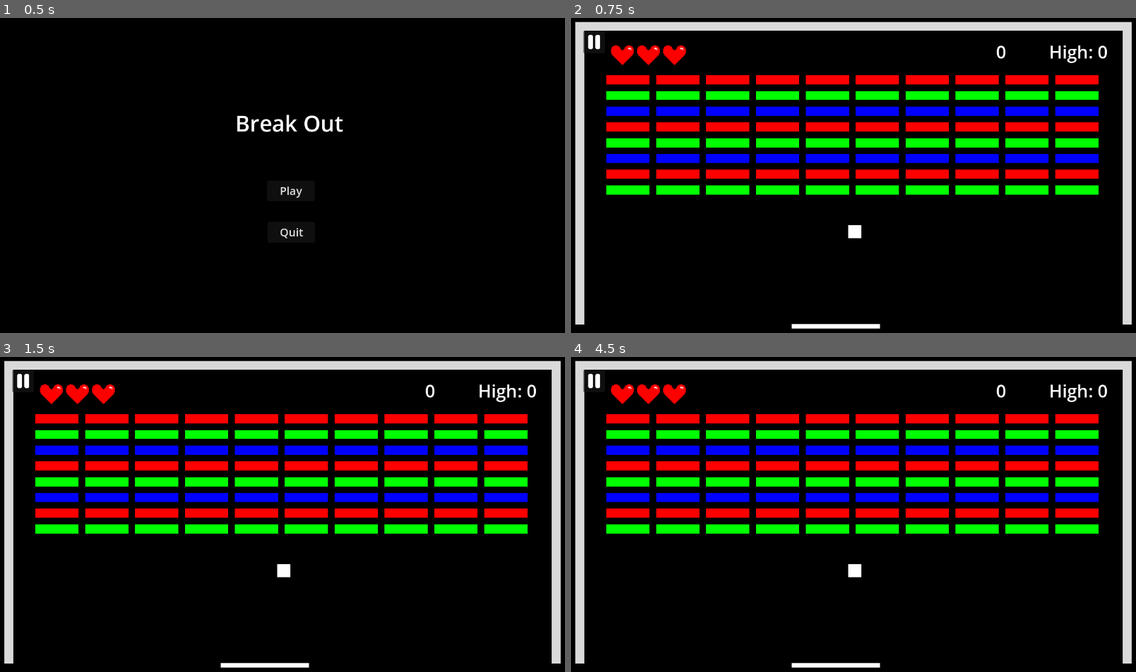
Above: before the commit, frames 1-4 (two rows, left to right).
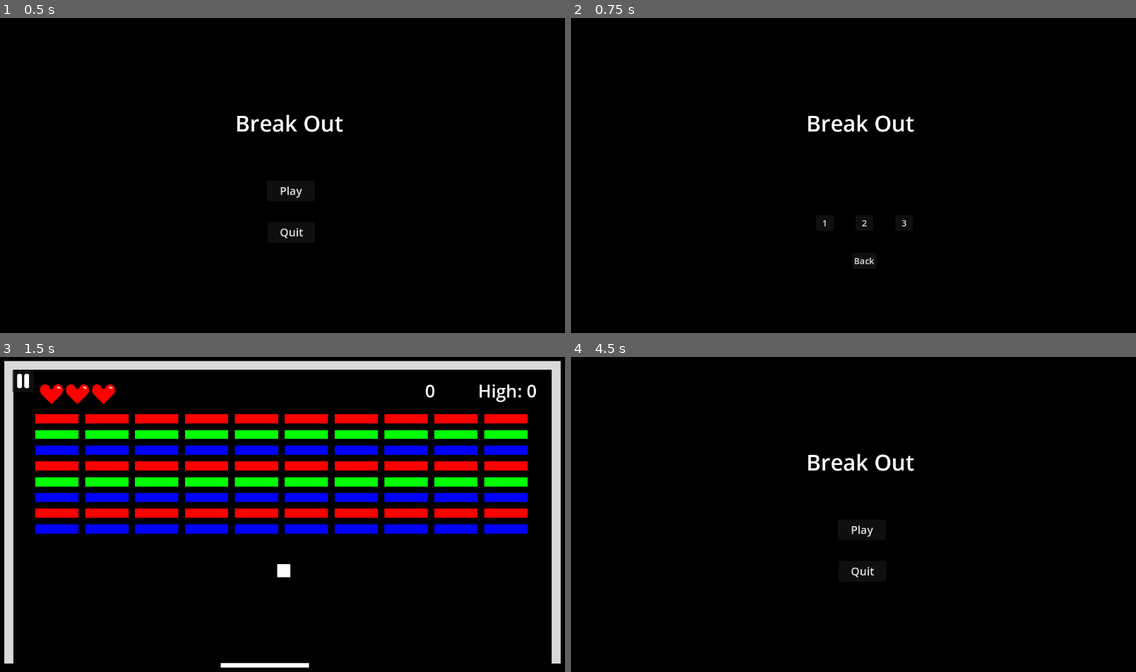
Above: after the commit, the same moments.

Repository: aaronchn99/Breakout
Game: Godot game, scene res://Main.tscn
Same seed, same stepped clock (60 frames per second), same inputs: the game is played once before the commit and once after it.
Inputs (mouse positions are in pixels of both pictures, inside the frame that each line leads up to):
- Up to frame 1 (0.5 s): no input
- Up to frame 2 (0.75 s): click "Play" at 0.5 s
- Up to frame 3 (1.5 s): click (254, 561) at 1.25 s, where only the run after the commit has a clickable "1"
- Up to frame 4 (4.5 s): click (593, 382) at 2 s; click "Back to Menu" at 2.75 s; click "Play" at 3.5 s; click (864, 599) at 4.25 s, where only the run after the commit has a clickable "Back"

Frame 1 is identical in both runs. In frame 2, 26% of the frame differs, in the area x 0-100%, y 1-99%; in frame 3, 2.4%; in frame 4, 26%.

Commit message:
Feat: Multiple levels - Load levels from json file

Diff:
--- /dev/null
+++ b/Assets/UI/level_button.tscn
@@ -0,0 +1,5 @@
+[gd_scene format=3 uid="uid://ea0ml48s27d"]
+
+[node name="LevelButton" type="Button"]
+custom_minimum_size = Vector2(40, 0)
+text = "1"
--- a/Main.tscn
+++ b/Main.tscn
@@ -25,6 +25,7 @@
 offset_bottom = 723.0
 theme = SubResource("Theme_v7ltp")
 script = ExtResource("1_jwnvp")
+LEVEL_FILE = "res://lvls.json"
 
 [node name="Title" type="Label" parent="MainMenu"]
 layout_mode = 0
@@ -65,5 +66,32 @@
 theme = SubResource("Theme_7heun")
 text = "Quit"
 
-[connection signal="button_down" from="MainMenu/PlayButton" to="MainMenu" method="_play"]
+[node name="LevelMenu" type="VFlowContainer" parent="MainMenu"]
+visible = false
+layout_mode = 1
+anchors_preset = 15
+anchor_right = 1.0
+anchor_bottom = 1.0
+offset_left = 637.0
+offset_top = 297.0
+offset_right = -591.0
+offset_bottom = -4.0
+grow_horizontal = 2
+grow_vertical = 2
+theme_override_constants/v_separation = 50
+alignment = 1
+
+[node name="Levels" type="HFlowContainer" parent="MainMenu/LevelMenu"]
+custom_minimum_size = Vector2(1000, 0)
+layout_mode = 2
+theme_override_constants/h_separation = 50
+alignment = 1
+
+[node name="BackButton" type="Button" parent="MainMenu/LevelMenu"]
+layout_mode = 2
+size_flags_horizontal = 4
+text = "Back"
+
+[connection signal="button_down" from="MainMenu/PlayButton" to="MainMenu" method="_level_menu"]
 [connection signal="button_down" from="MainMenu/QuitButton" to="MainMenu" method="_quit"]
+[connection signal="button_down" from="MainMenu/LevelMenu/BackButton" to="MainMenu" method="_main_menu"]
--- a/Scripts/Game.gd
+++ b/Scripts/Game.gd
@@ -7,26 +7,7 @@
 
 var brick_p = preload("res://Assets/brick.tscn")
 
-var brick_map = {
-	'rows': 8,
-	'columns': 10,
-	'gap': 15,
-	'colors': {
-		'r': '#f00',
-		'g': '#0f0',
-		'b': '#00f',
-	},
-	'bricks': [
-		[0,0,'r',10],
-		[0,1,'g',10],
-		[0,2,'b',10],
-		[0,3,'r',10],
-		[0,4,'g',10],
-		[0,5,'b',10],
-		[0,6,'r',10],
-		[0,7,'g',10],
-	],
-}
+var brick_map : Dictionary
 
 func generate_map(brick_map):
 	for b in get_tree().get_nodes_in_group('brick'):
--- a/Scripts/Main Menu.gd
+++ b/Scripts/Main Menu.gd
@@ -1,21 +1,47 @@
 extends Control
 
 var game_scene = preload("res://Game.tscn")
+var level_button = preload("res://Assets/UI/level_button.tscn")
+var level_list : Array
+@export var LEVEL_FILE : String
 
 # Called when the node enters the scene tree for the first time.
 func _ready():
+	# Load levels
+	var f = FileAccess.open(LEVEL_FILE, FileAccess.READ)
+	var json = JSON.new()
+	assert(not json.parse(f.get_as_text()), 'Error parsing json')
+	assert(typeof(json.data) == TYPE_ARRAY, 'Parse data expected Array ('+str(TYPE_ARRAY)+') got '+str(typeof(json.data)))
+	level_list = json.data
+	f.close()
+	for i in range(len(level_list)):
+		var btn = level_button.instantiate()
+		btn.text = str(i + 1)
+		btn.button_down.connect(func(): _play(i))
+		$LevelMenu/Levels.add_child(btn)
 	if OS.get_name() == "Web":
-		$QuitButton.visible = false
+		$QuitButton.queue_free()
 
 
 # Called every frame. 'delta' is the elapsed time since the previous frame.
 func _process(delta):
 	pass
 
+func _level_menu():
+	$LevelMenu.visible = true
+	$PlayButton.visible = false
+	if $QuitButton: $QuitButton.visible = false
 
-func _play():
+func _main_menu():
+	$LevelMenu.visible = false
+	$PlayButton.visible = true
+	if $QuitButton: $QuitButton.visible = true
+
+func _play(level : int):
 	visible = false
-	$/root.add_child(game_scene.instantiate())
+	var GameNode = game_scene.instantiate()
+	GameNode.brick_map = level_list[level]
+	$/root.add_child(GameNode)
 
 
 func _quit():
--- /dev/null
+++ b/lvls.json
@@ -0,0 +1,62 @@
+[
+    {
+        "rows": 8,
+        "columns": 10,
+        "gap": 15,
+        "colors": {
+            "r": "#f00",
+            "g": "#0f0",
+            "b": "#00f"
+        },
+        "bricks": [
+            [0,0,"r",10],
+            [0,1,"g",10],
+            [0,2,"b",10],
+            [0,3,"r",10],
+            [0,4,"g",10],
+            [0,5,"b",10],
+            [0,6,"r",10],
+            [0,7,"b",10]
+        ]
+    },
+    {
+        "rows": 8,
+        "columns": 10,
+        "gap": 15,
+        "colors": {
+            "r": "#f00",
+            "g": "#0f0",
+            "b": "#00f"
+        },
+        "bricks": [
+            [0,0,"r",10],
+            [0,1,"g",10],
+            [0,2,"b",10],
+            [0,3,"r",10],
+            [0,4,"g",10],
+            [0,5,"b",10],
+            [0,6,"r",10],
+            [0,7,"g",10]
+        ]
+    },
+    {
+        "rows": 8,
+        "columns": 10,
+        "gap": 15,
+        "colors": {
+            "r": "#f00",
+            "g": "#0f0",
+            "b": "#00f"
+        },
+        "bricks": [
+            [0,0,"r",10],
+            [0,1,"g",10],
+            [0,2,"b",10],
+            [0,3,"r",10],
+            [0,4,"g",10],
+            [0,5,"b",10],
+            [0,6,"r",10],
+            [0,7,"r",10]
+        ]
+    }
+]
